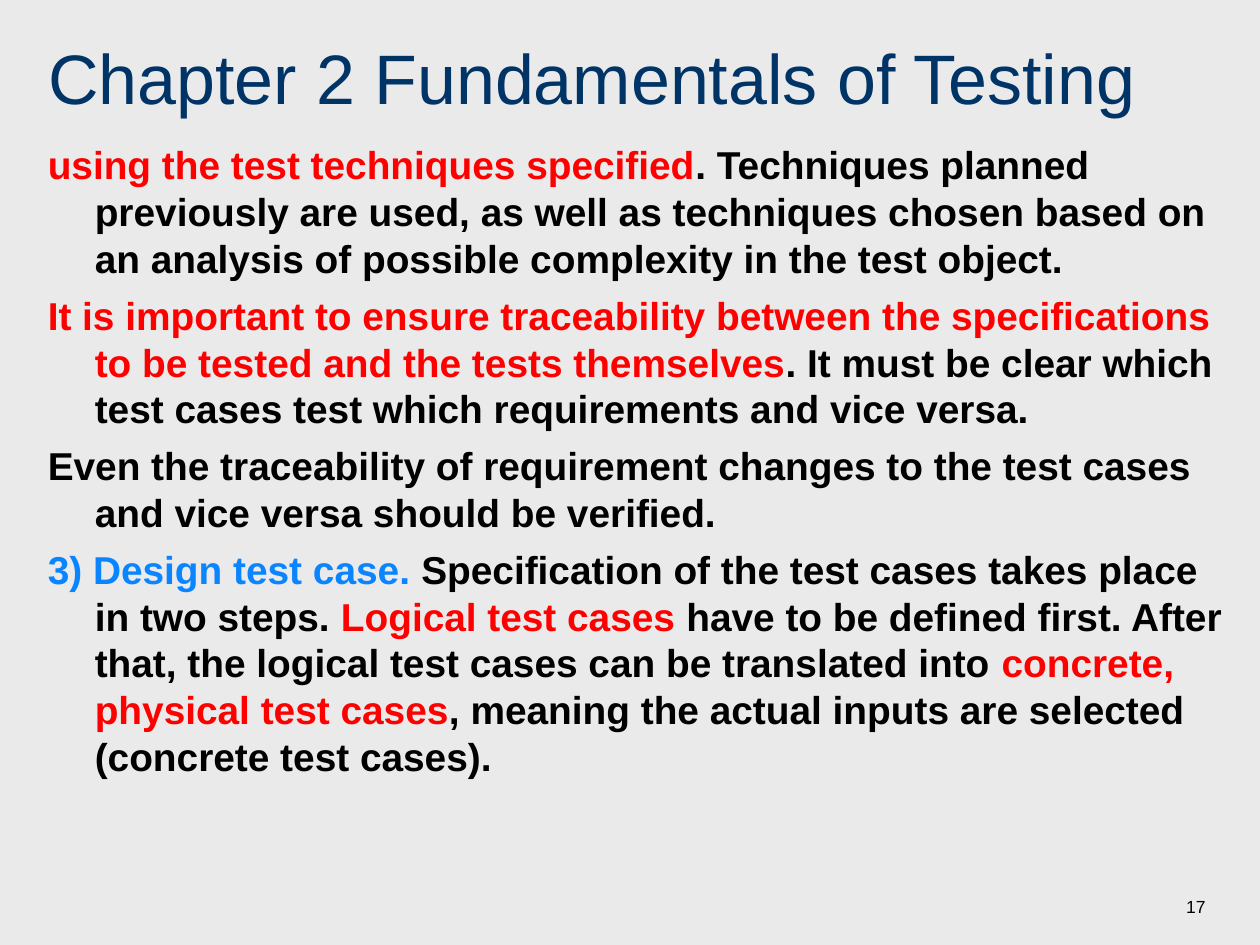
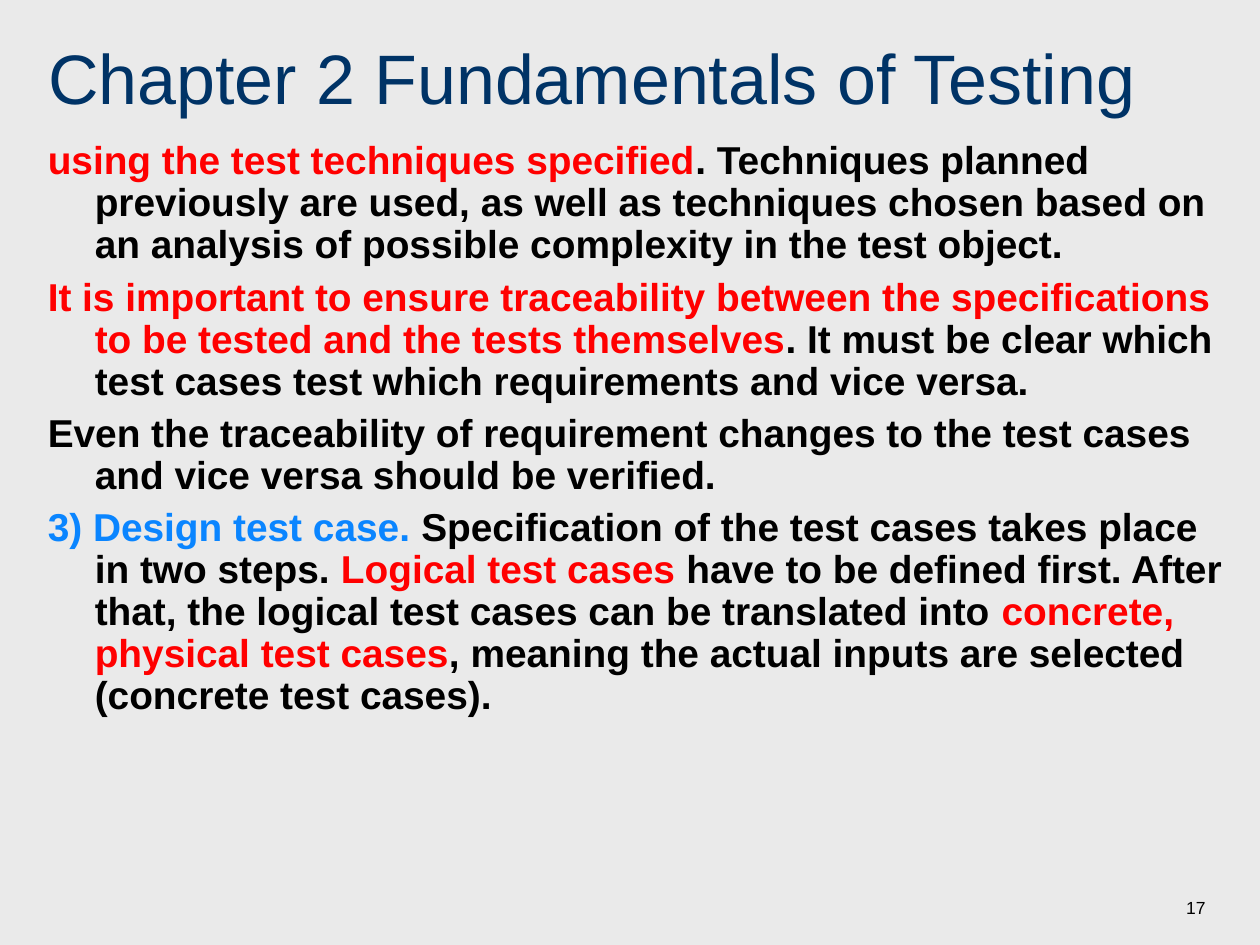
Before and after one commit to wu-hao-ze/All-assignments-and-projects-for-software-engineering-courses-at-Tongji-University, a slide deck: slide 17 of 软件测试/课件/Chapter 2 Fundamentals of Testing.ppt. Drawn at 1260x945 pixels with LibreOffice and Linux fonts; fonts in the diff are those of the drawing. Boxes give left, top, right and bottom in pixels: in the first picture for what was removed or moved away, otherwise in the second. Text is boxed around its words. In the diff, an @@ line names an element or a change of style, - is before the commit and + after.

```diff
--- a/软件测试/课件/Chapter 2 Fundamentals of Testing.ppt
+++ b/软件测试/课件/Chapter 2 Fundamentals of Testing.ppt
@@ text "using the test techniques specified. ..." at (48, 146, 1222, 717): line spacing 1 to 0.9 @@
```
Also in this commit, not shown: 16 other slides changed, 27 other files.
